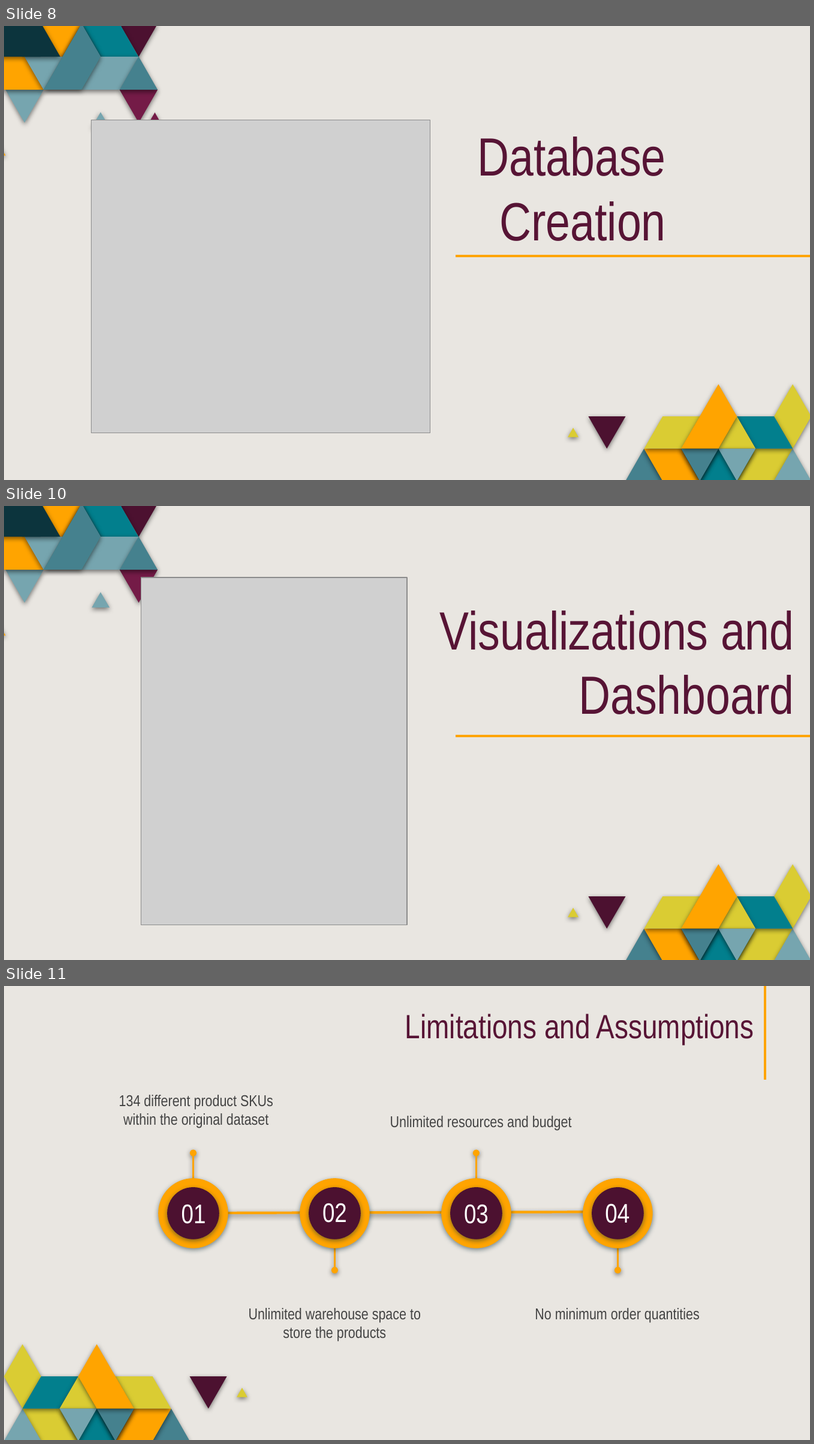
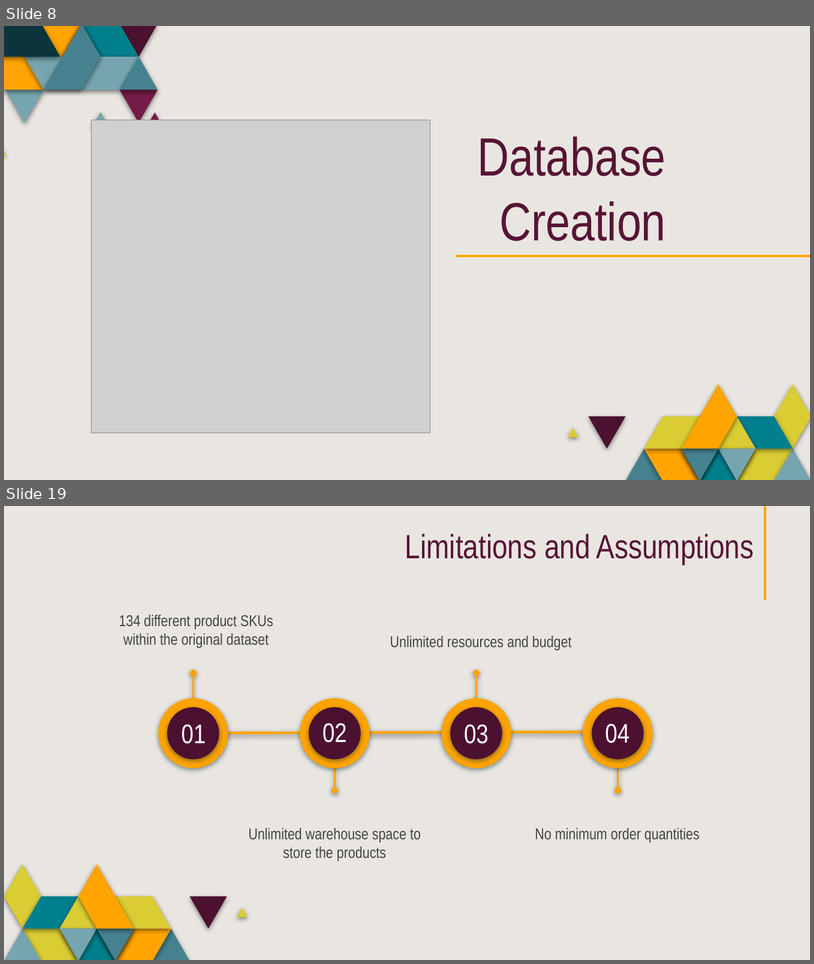
Before and after one commit to saraparveen26/Sales-Volume-Forecasting, a slide deck: Project_Presentation/PowerPoint Presentation1.pptx. Shown one above the other, each under a label of ours: slides 8, 10 and 11 before the commit, slides 8 and 19 after it; the slides between them are not shown. The pictures are 814x1444 and 814x964 pixels, drawn with LibreOffice and Linux fonts; fonts in the diff are those of the drawing; grey boxes stand for pictures. Boxes give left, top, right and bottom in pixels: in the first picture for what was removed or moved away, otherwise in the second. Text is boxed around its words. In the diff, an @@ line names an element or a change of style, - is before the commit and + after.

Commit message:
slides updated + images added

```diff
--- a/Project_Presentation/PowerPoint Presentation1.pptx
+++ b/Project_Presentation/PowerPoint Presentation1.pptx
@@ slide 10 removed at bbox=[4, 506, 810, 960], background #E9E6E1; not listed: 37 template elements that a slide beside it also shows @@
@@ picture removed at bbox=[141, 578, 407, 925] @@
@@ title removed at bbox=[440, 610, 795, 714] @@
-Visualizations and Dashboard
@@ what was slide 11 is now slide 19 @@
```
Also in this commit, not shown: 1 slide changed, 9 slides added, 17 other files.
